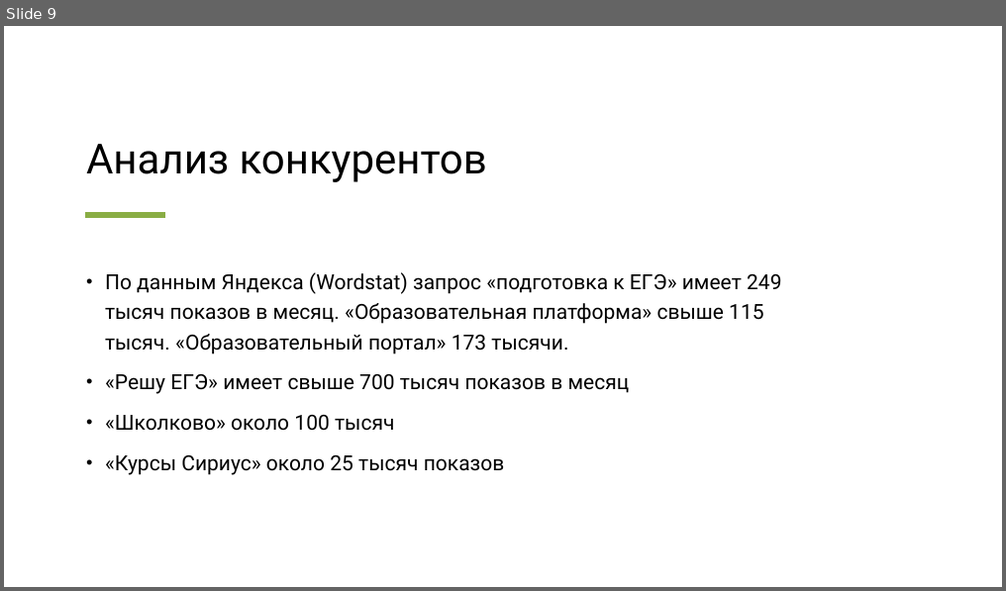
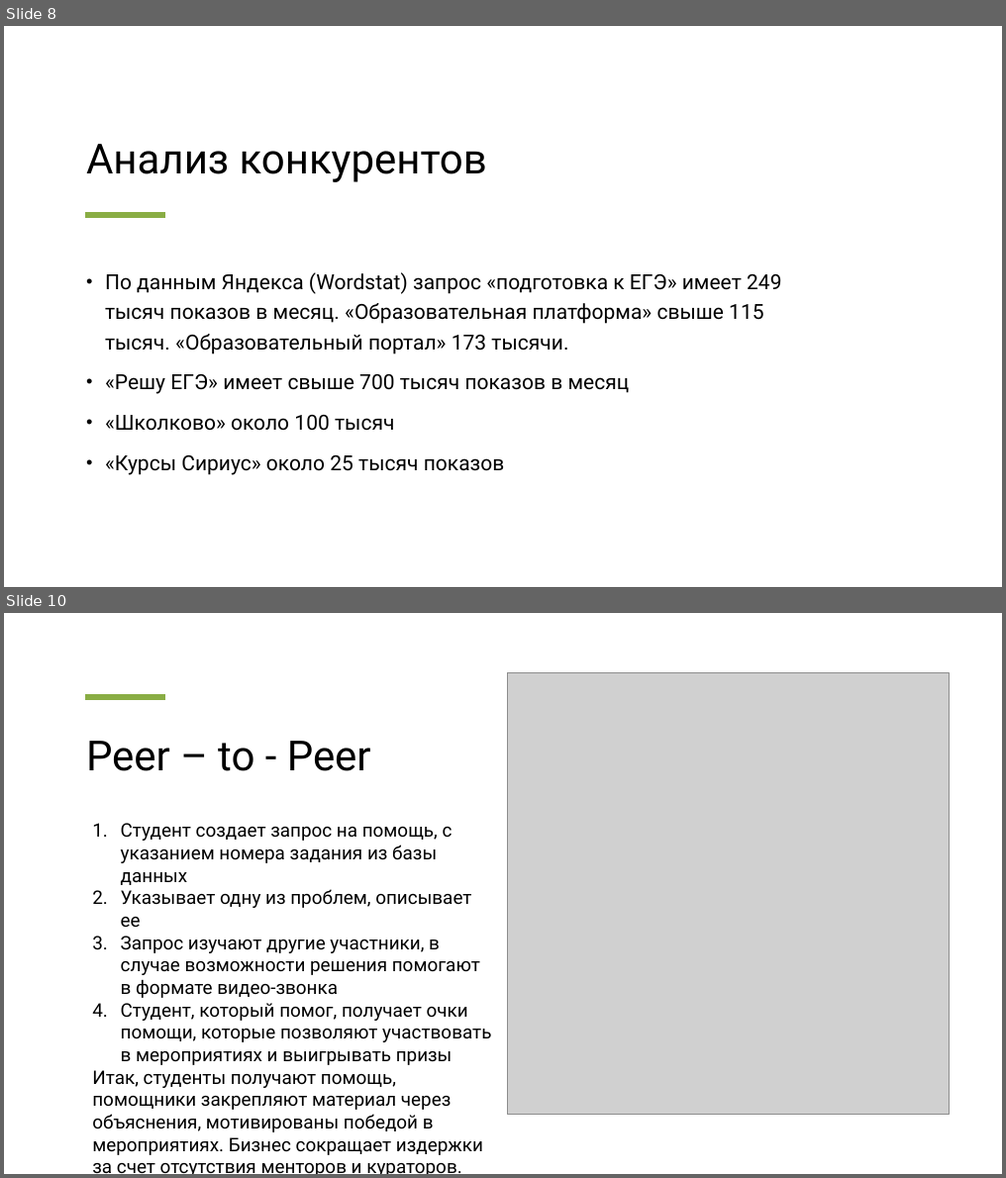
Before and after one commit to MaximTokarev2099/accessible-education, a slide deck: Проект «Доступное образование».pptx. Shown one above the other, each under a label of ours: slide 9 before the commit, slides 8 and 10 after it; the slides between them are not shown. The pictures are 1006x591 and 1006x1178 pixels, drawn with LibreOffice and Linux fonts; fonts in the diff are those of the drawing; grey boxes stand for pictures. Boxes give left, top, right and bottom in pixels: in the first picture for what was removed or moved away, otherwise in the second. Text is boxed around its words. In the diff, an @@ line names an element or a change of style, - is before the commit and + after.

```diff
--- a/Проект «Доступное образование».pptx
+++ b/Проект «Доступное образование».pptx
@@ slide 10 added at (4, 613, 1002, 1174), background #FFFFFF @@
@@ line added from (85, 697) to (165, 697), #89AD44 6 pt @@
@@ picture added at (507, 672, 948, 1115) @@
@@ title added at (86, 741, 371, 771), 40 pt, text #000000 @@
+Peer – to - Peer
@@ text added at (92, 823, 491, 1174), 18 pt, text #000000 @@
+1. Студент создает запрос на помощь, с указанием номера задания из базы данных
+2. Указывает одну из проблем, описывает ее
+3. Запрос изучают другие участники, в случае возможности решения помогают в формате видео-звонка
+4. Студент, который помог, получает очки помощи, которые позволяют участвовать в мероприятиях и выигрывать призы
+Итак, студенты получают помощь, помощники закрепляют материал через объяснения, мотивированы победой в мероприятиях. Бизнес сокращает издержки за счет отсутствия менторов и кураторов.
@@ what was slide 9 is now slide 8 @@
```
Also in this commit, not shown: 8 slides changed, 1 other slide added, 3 other files.
